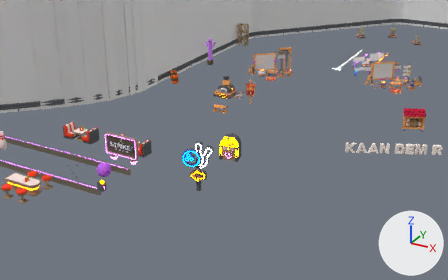
One commit to the glTF model static/areas/areas.glb: the scene before it, then after it.
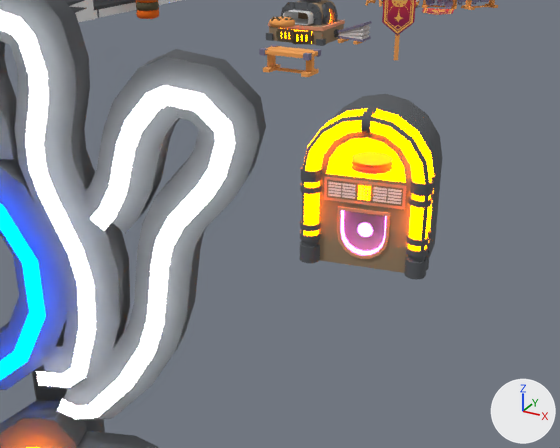
There are two pictures of each version: one from a 50 mm lens placed at (62.1, -125.8, 38.2), pointed at (22.9, -54.6, 2.6), one close up from a 50 mm lens placed at (29.9, -69.5, 7.8), pointed at (22.3, -55.8, 0.9). The axes (+X, +Y, +Z) are drawn at lower right. The lights are the same throughout. The older version's two pictures come first. Where no turn or scale is listed for an object, it has been applied to the vertices.

Objects in the first close-up: 'Cube.135', 'Plane.043', 'refBanner', 'refJukeboxPhysicalDynamic', 'sign.001', 'sign.002', 'tablePhysicalDynamic', 'trimesh' and 12 more.
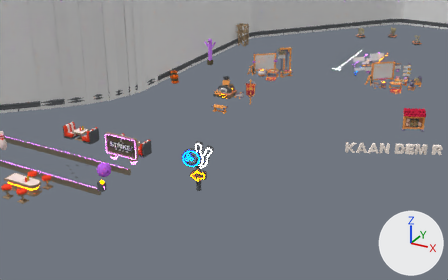
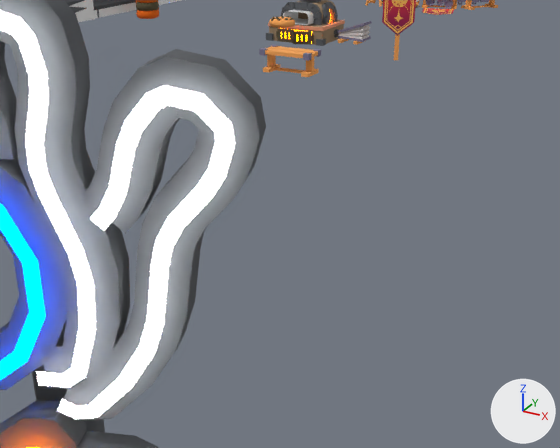
What differs and where, as boxes [x1, y1, x2, y2] in the close-ups (560 x 448 px):
'refJukeboxPhysicalDynamic', deleted: before [300, 94, 442, 279]
    faces in mat_palette (picture img_palette): [300, 94, 442, 279]
    faces in mat_emissiveorangeradialgradient (black #000000, glowing orange #ff7300): [303, 108, 434, 251]
    faces in mat_emissivepurpleradialgradient (black #000000, glowing purple #b75bff): [341, 210, 386, 255]

The change in detail:
Object 'refJukeboxPhysicalDynamic' (ob_refjukeboxphysicaldynamic) is deleted.
In object 'cuboid.112' (ob_cuboid_112), parent is no longer ob_refjukeboxphysicaldynamic.
